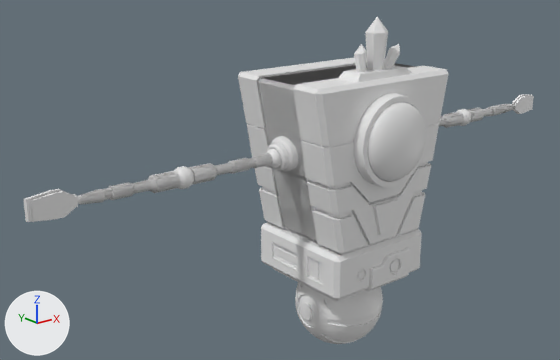
Renders of the Blender file assets/personejes/principales/DorzIA.blend from each side of a commit.
One viewpoint serves both versions: a camera (50 mm lens) standing at (-4.31, -4.55, 2.2) and looking at (-0.44, 0.28, 0.27). Arrows for +X, +Y and +Z are at lower left; the lights stay in place.
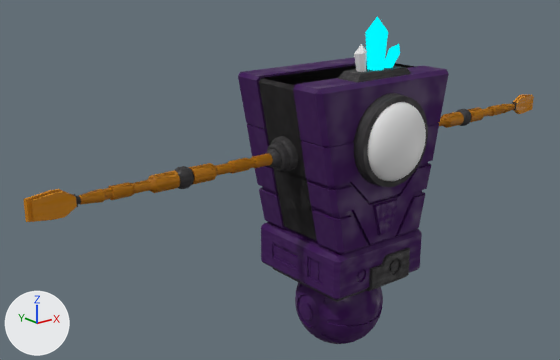
Boxes [x1, y1, x2, y2] around the edits, measured in the pictures (560 x 360 px):
'Cuerpo Inferior', recoloured (grey to purple)
    both: [261, 222, 422, 300]
'Rueda', recoloured (grey to purple)
    both: [295, 282, 383, 344]
'Cylinder.001', recoloured (grey to brown)
    both: [78, 104, 515, 205]
'Cylinder', recoloured (white to black)
    both: [353, 93, 428, 187]
'Cube.008', recoloured (grey to brown)
    both: [32, 96, 534, 221]
'Cube.005', recoloured (grey to black)
    both: [365, 248, 410, 291]
'Cylinder.007', recoloured (grey to cyan)
    both: [365, 16, 388, 71]
'Cube.003', recoloured (white to black)
    both: [338, 65, 411, 82]
'Cube.006', recoloured (grey to purple)
    both: [373, 198, 398, 235]
'Circle', recoloured (white to black)
    both: [267, 136, 298, 171]
'Cylinder.002', recoloured (grey to brown)
    both: [108, 105, 503, 200]
'Sphere.003', recoloured (white to black)
    both: [174, 109, 471, 189]
'Cube.007', recoloured (grey to brown)
    both: [23, 95, 533, 222]
'Cylinder.009', recoloured (grey to cyan)
    both: [384, 44, 400, 68]
'Sphere.002', recoloured (white to black)
    both: [266, 148, 282, 168]
part 1 of me_cube_002, recoloured (grey to purple)
    both: [238, 57, 449, 255]
part 2 of me_cube_002, recoloured (grey to black)
    both: [259, 63, 416, 241]

The change, as a list of edits to the scene's bpy script:
```text
Add mat_metalo:
    mat_metalo = bpy.data.materials.new('metalO')
    # nodes: BsdfPrincipled, Bump, Mapping, OutputMaterial, TexCoord, TexNoise, TexVoronoi, ValToRGB
    # colours: black #323032, black #000000, white #ffffff
Add mat_material:
    mat_material = bpy.data.materials.new('Material')
    # nodes: BsdfPrincipled, Bump, Mapping, OutputMaterial, TexCoord, TexNoise, TexVoronoi, ValToRGB
    # colours: dark purple #390054, black #000000, white #ffffff
Add mat_metaloro:
    mat_metaloro = bpy.data.materials.new('metalORO')
    # nodes: BsdfPrincipled, Bump, Mapping, OutputMaterial, TexCoord, TexNoise, TexVoronoi, ValToRGB
    # colours: orange #ca8000, black #000000, white #ffffff
Change me_sphere_001:
    where me_sphere_001.from_pydata(...)  # 786 vertices, 816 faces; spans x -1.0..1.0, y -1.0..1.0, z -1.0..1.0
    add me_sphere_001.materials.append(mat_material)
Change me_cube_005:
    where me_cube_005.from_pydata(...)  # 8 vertices, 6 faces; spans x -1.0..1.0, y -1.0..0.7, z -1.0..0.46
    add me_cube_005.materials.append(mat_metalo)
Change me_cube_002:
    where me_cube_002.from_pydata(...)  # 738 vertices, 664 faces; spans x -0.721..0.721, y -0.503..0.503, z -0.339..1.0
    me_cube_002 part 1: 568 of the faces centred in x -0.708..0.708, y -0.503..0.503, z -0.339..1.0 switch from no material to mat_material
    me_cube_002 part 2: all 96 faces centred in x -0.691..0.691, y 0.0, z -0.307..0.984 switch from no material to mat_metalo
Change me_cube_006:
    where me_cube_006.from_pydata(...)  # 8 vertices, 6 faces; spans x -1.0..1.0, y -1.0..1.0, z -1.0..1.0
    add me_cube_006.materials.append(mat_material)
Change me_cylinder_001:
    where me_cylinder_001.from_pydata(...)  # 2928 vertices, 2768 faces; spans x -1.71..1.71, y -1.71..1.71, z -3.63..10.28
    add me_cylinder_001.materials.append(mat_metaloro)
Change me_cylinder_002:
    where me_cylinder_002.from_pydata(...)  # 496 vertices, 272 faces; spans x -1.0..1.0, y -1.0..1.0, z -15.1..45.4
    add me_cylinder_002.materials.append(mat_metaloro)
Change me_cube_007:
    where me_cube_007.from_pydata(...)  # 32 vertices, 28 faces; spans x -1.0..1.0, y -1.0..1.0, z -1.0..32.2
    add me_cube_007.materials.append(mat_metaloro)
Change me_cube_009:
    where me_cube_009.from_pydata(...)  # 32 vertices, 28 faces; spans x -1.0..1.0, y -1.0..1.0, z -1.0..35.6
    add me_cube_009.materials.append(mat_metaloro)
Change me_sphere_003:
    where me_sphere_003.from_pydata(...)  # 1284 vertices, 1344 faces; spans x -1.0..1.0, y -1.0..1.0, z -1.0..38.9
    add me_sphere_003.materials.append(mat_metalo)
Change me_circle:
    where me_circle.from_pydata(...)  # 960 vertices, 900 faces; spans x -1.0..1.0, y -0.92..1.06, z -0.45..9.94
    add me_circle.materials.append(mat_metalo)
Change me_sphere_002:
    where me_sphere_002.from_pydata(...)  # 964 vertices, 1024 faces; spans x -1.0..19.2, y -1.0..1.0, z -1.0..1.0
    add me_sphere_002.materials.append(mat_metalo)
Change me_cube_003:
    where me_cube_003.from_pydata(...)  # 268 vertices, 231 faces; spans x -1.0..0.78, y -2.15..-1.53, z -0.73..0.36
    add me_cube_003.materials.append(mat_metalo)
Change me_cube:
    where me_cube.from_pydata(...)  # 329 vertices, 292 faces; spans x -1.0..1.0, y -1.0..1.0, z -0.41..0.34
    add me_cube.materials.append(mat_material)
Change me_cylinder:
    where me_cylinder.from_pydata(...)  # 128 vertices, 98 faces; spans x -1.0..1.0, y -1.0..1.0, z -1.0..1.0
    add me_cylinder.materials.append(mat_metalo)
Change me_cylinder_012:
    where me_cylinder_012.from_pydata(...)  # 18 vertices, 14 faces; spans x -1.18..1.18, y -1.37..1.37, z -1.0..5.37
    add me_cylinder_012.materials.append(mat_neon)  # cyan #00f7ff
Change me_cylinder_014:
    where me_cylinder_014.from_pydata(...)  # 18 vertices, 14 faces; spans x -0.87..1.56, y -1.28..1.46, z -1.0..5.69
    add me_cylinder_014.materials.append(mat_neon)  # cyan #00f7ff
```
